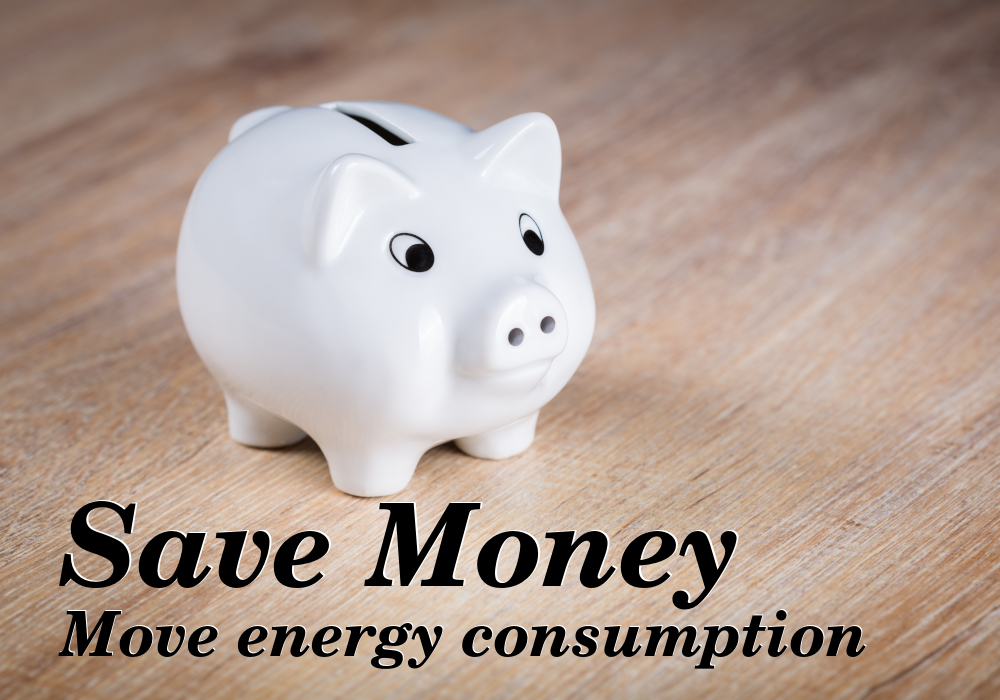
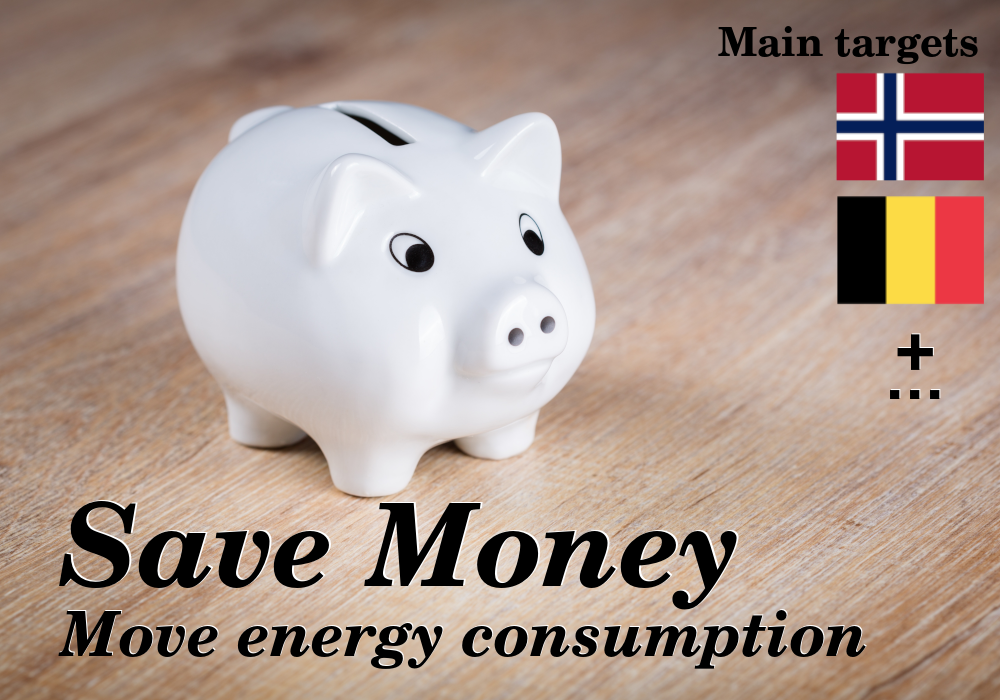
Layers edited between the first and the second 1000px x 700px image:
added group "Flags" with 10 layers above "TooHigh" over [718, 26, 984, 399]
added group "Header" with 4 layers in group "Flags" over [718, 26, 983, 104]
added layer "Main targets" in group "Header" over [718, 26, 978, 65]
added group "Footer" with 2 layers in group "Flags" over [890, 333, 941, 399]
added layer "+ ... #1" in group "Footer" over [890, 334, 940, 399]
added layer "+ ..." in group "Footer" over [891, 333, 941, 398]
added layer "Norway" in group "Flags" over [836, 72, 984, 181]
added layer "Belgium" in group "Flags" over [837, 196, 984, 305]
